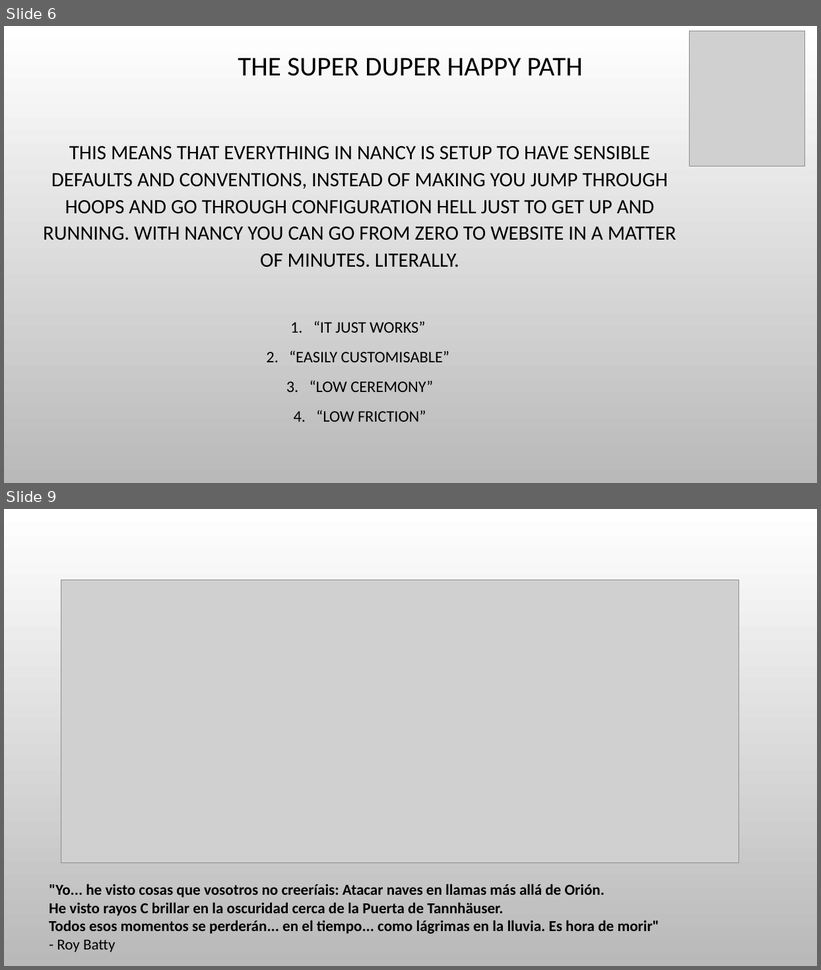
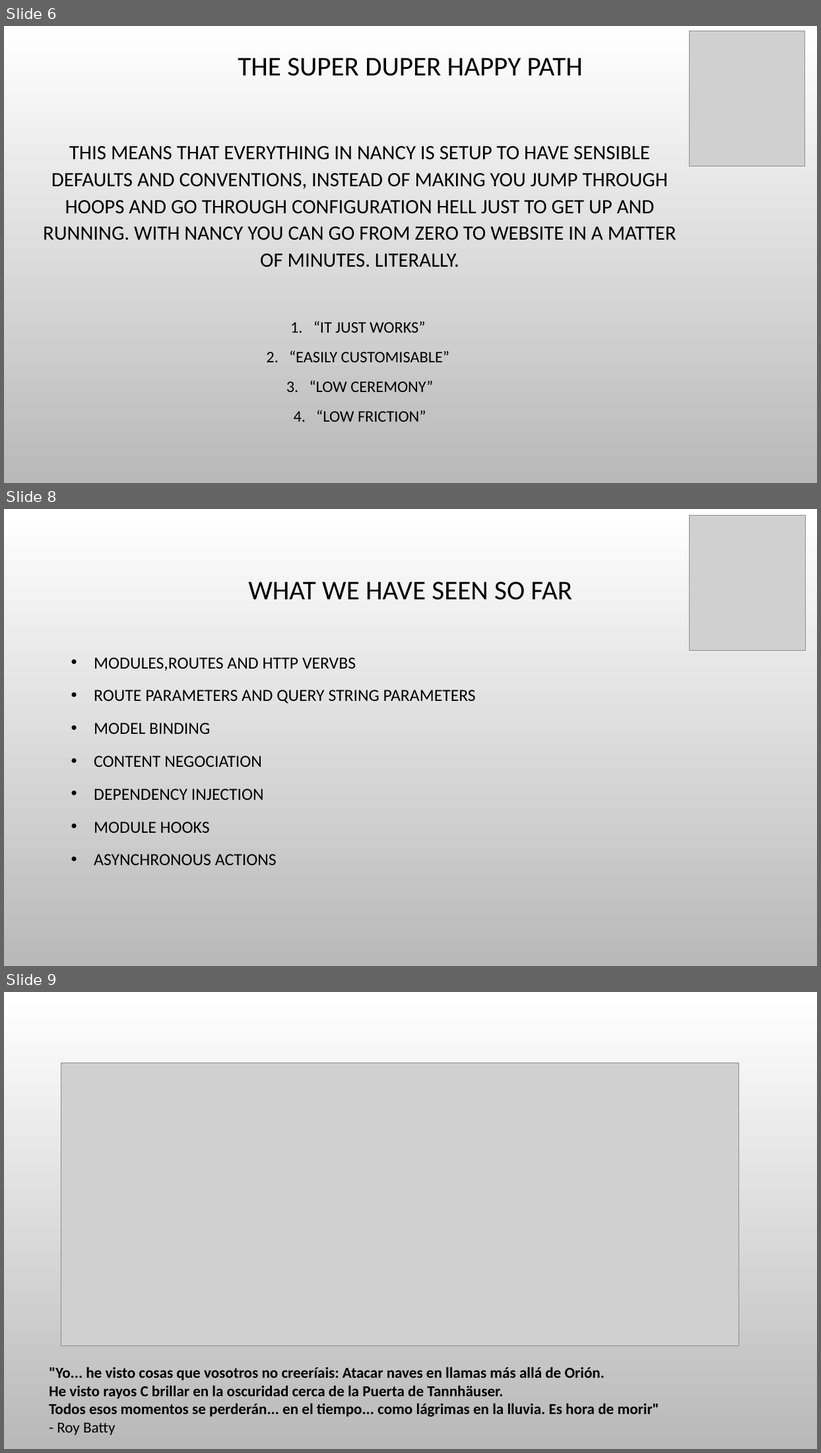
Before and after one commit to snavarropino/nancyFxSession, a slide deck: nancyFx.pptx. Shown one above the other, each under a label of ours: slides 6 and 9 before the commit, slides 6, 8 and 9 after it; the slides between them are not shown. The pictures are 821x970 and 821x1453 pixels, drawn with LibreOffice and Linux fonts; fonts in the diff are those of the drawing; grey boxes stand for pictures; background and template pictures are left out. Boxes give left, top, right and bottom in pixels: in the first picture for what was removed or moved away, otherwise in the second. Text is boxed around its words. In the diff, an @@ line names an element or a change of style, - is before the commit and + after.

```diff
--- a/nancyFx.pptx
+++ b/nancyFx.pptx
@@ slide 8 added at box(4, 509, 817, 966), background picture (left out) @@
@@ picture added at box(690, 515, 805, 650) @@
@@ title added at box(248, 582, 572, 600), 32 pt, text #000000 @@
+WHAT WE HAVE SEEN SO FAR
@@ text added at box(94, 657, 476, 865), 20 pt, text #000000 @@
+• MODULES,ROUTES AND HTTP VERVBS
+• ROUTE PARAMETERS AND QUERY STRING PARAMETERS
+• MODEL BINDING
+• CONTENT NEGOCIATION
+• DEPENDENCY INJECTION
+• MODULE HOOKS
+• ASYNCHRONOUS ACTIONS
```
Also in this commit, not shown: 2 other slides added, 14 slides removed, 12 other files.
